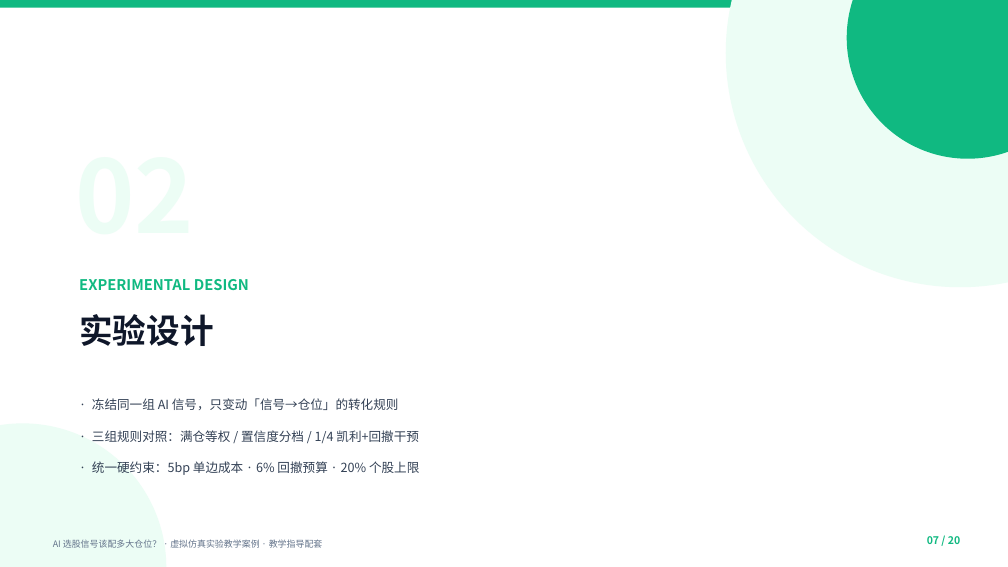
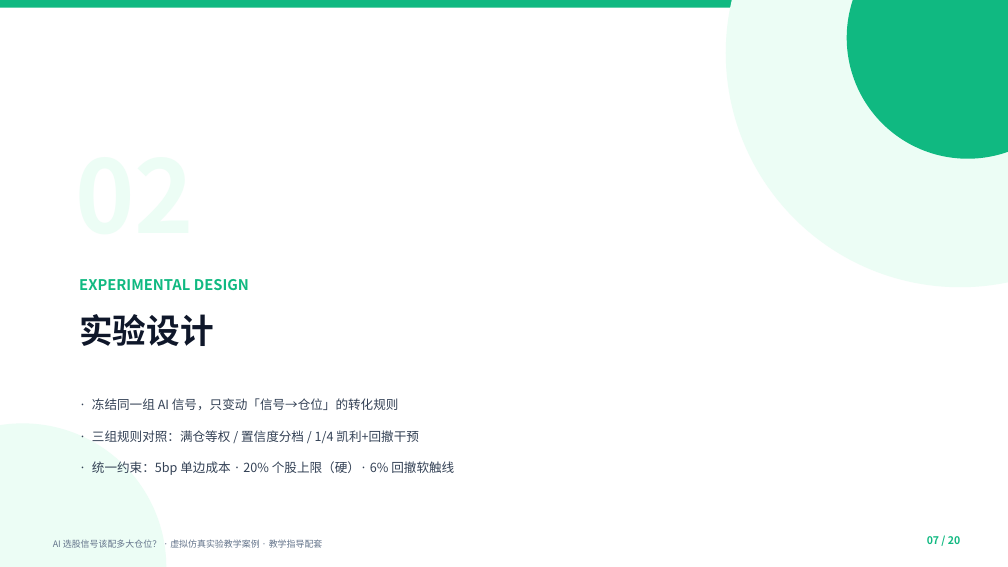
Before and after one commit to Fudan2026/vsim-sandbox-assets, a slide deck: slide 6 of teaching_ppt/教学指导配套PPT_v2.pptx. Drawn at 1008x567 pixels with LibreOffice and Linux fonts; fonts in the diff are those of the drawing. Boxes give left, top, right and bottom in pixels: in the first picture for what was removed or moved away, otherwise in the second. Text is boxed around its words. In the diff, an @@ line names an element or a change of style, - is before the commit and + after.

```diff
--- a/teaching_ppt/教学指导配套PPT_v2.pptx
+++ b/teaching_ppt/教学指导配套PPT_v2.pptx
@@ text at box(92, 461, 454, 475): text changed @@
-· 统一硬约束：5bp 单边成本 · 6% 回撤预算 · 20% 个股上限
+· 统一约束：5bp 单边成本 · 20% 个股上限（硬）· 6% 回撤软触线
```
Also in this commit, not shown: 1 other slide changed, 13 other files.
